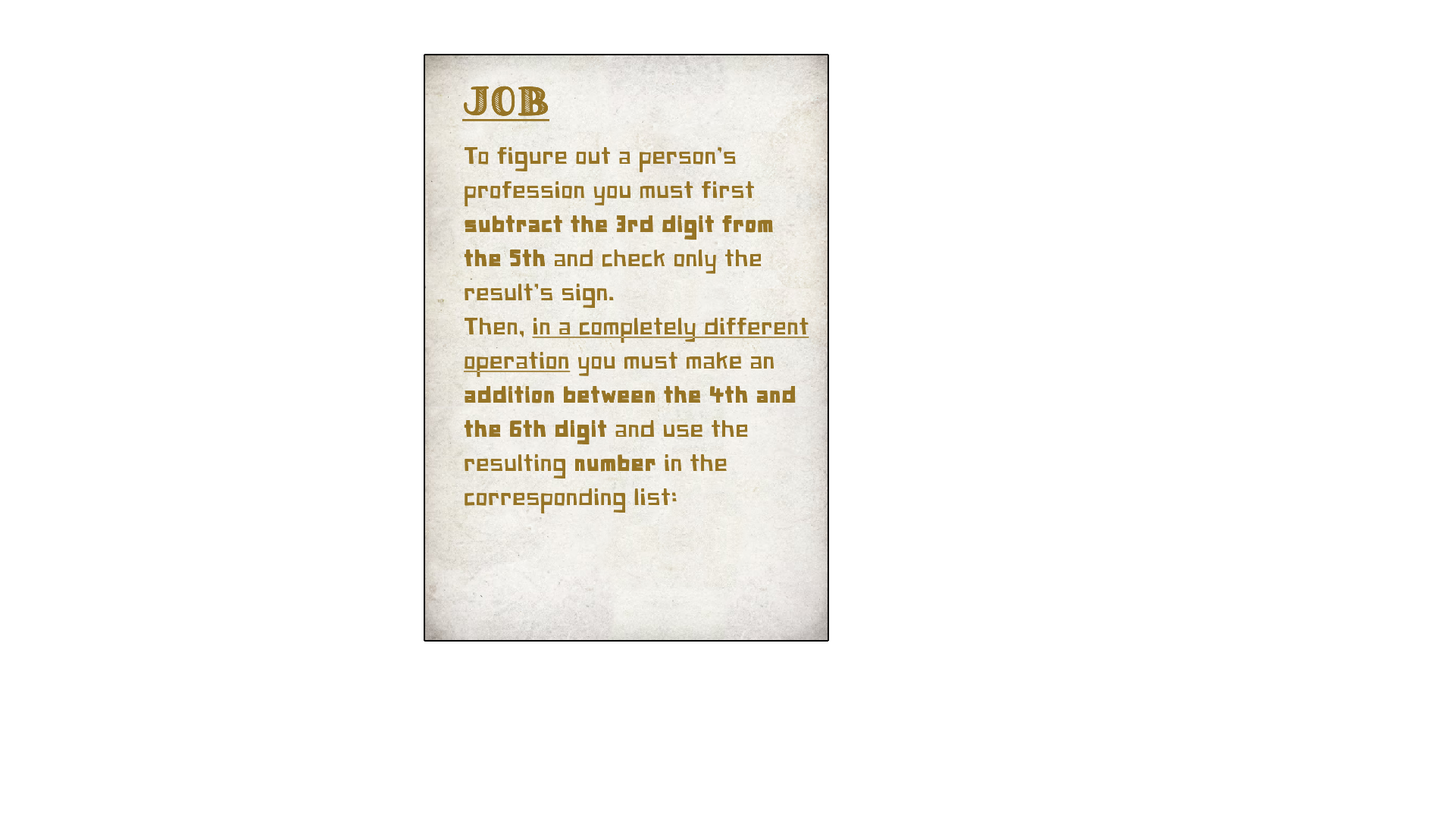
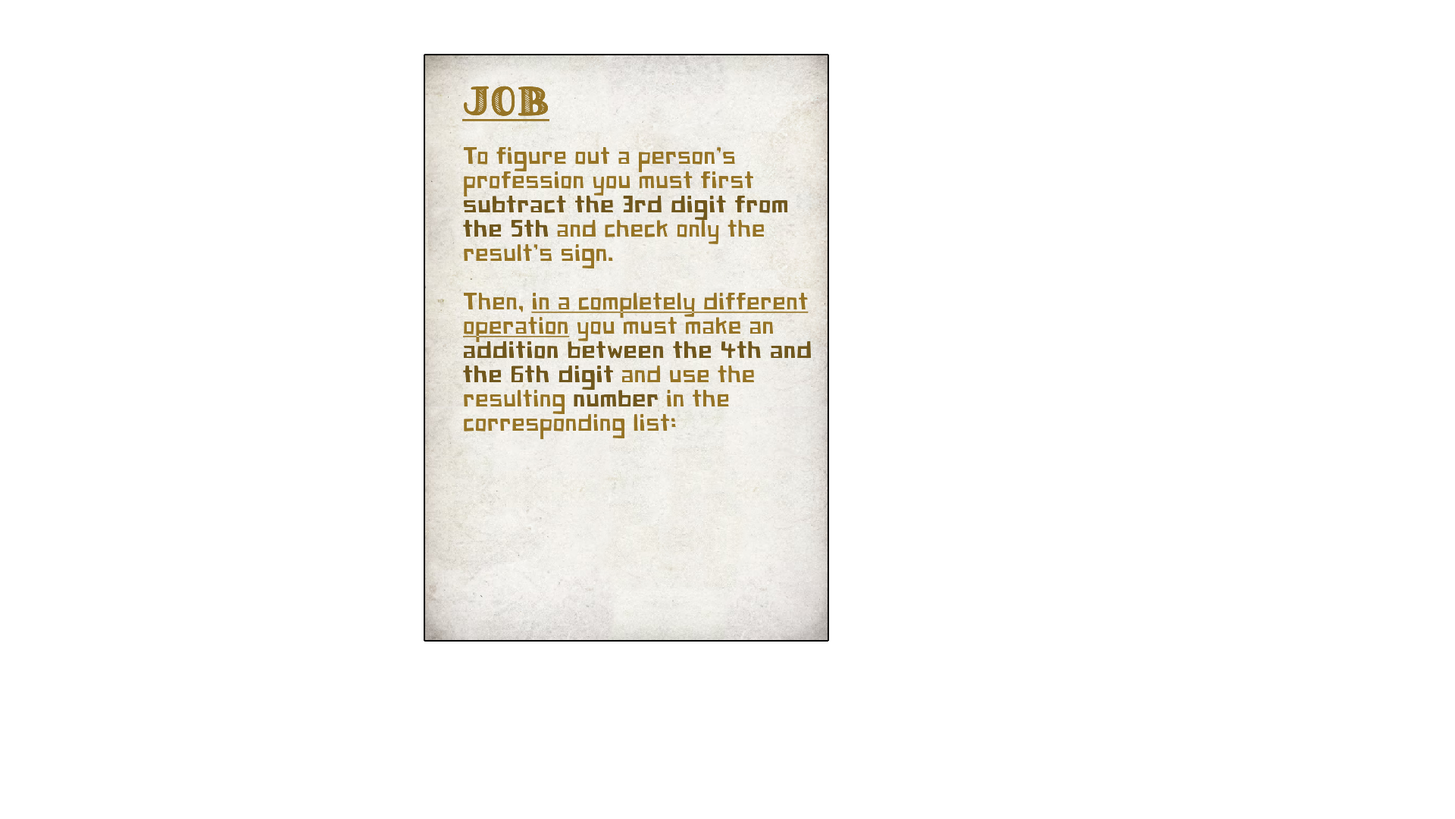
Layers edited between the first and the second 1455 × 819 image:
painted on "Page 7" over left=463, top=147, right=812, bottom=514
